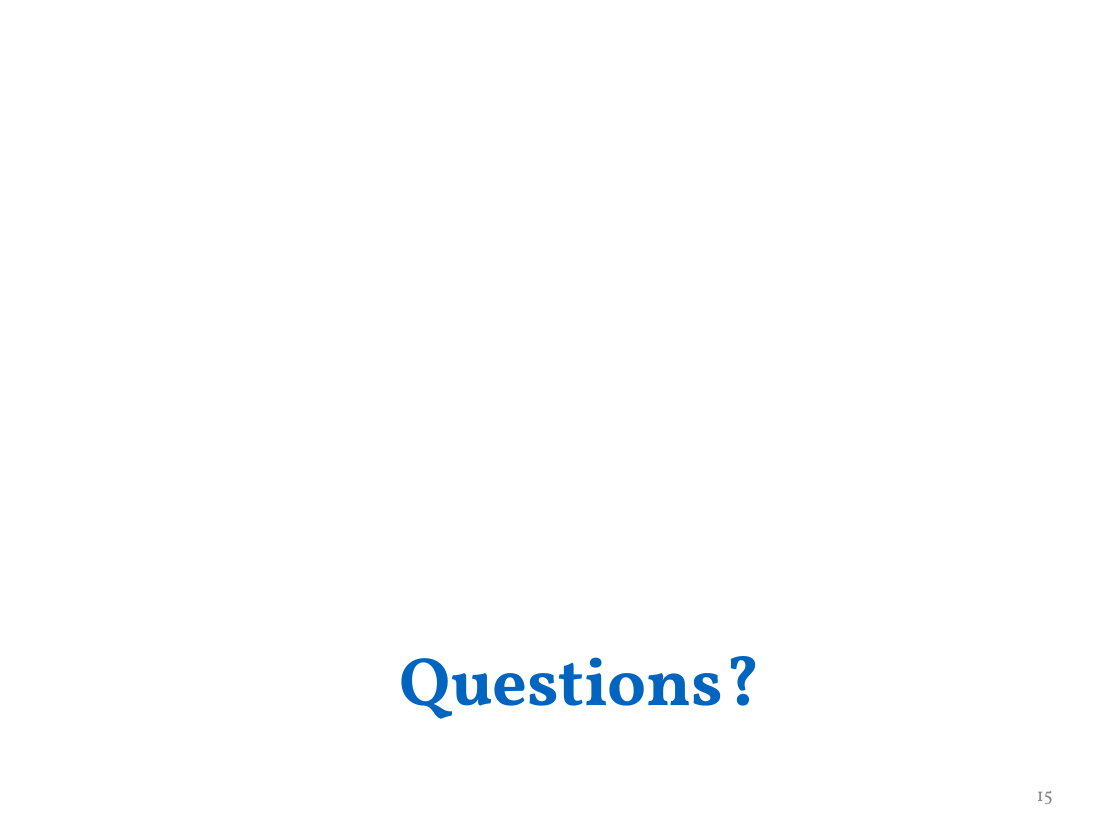
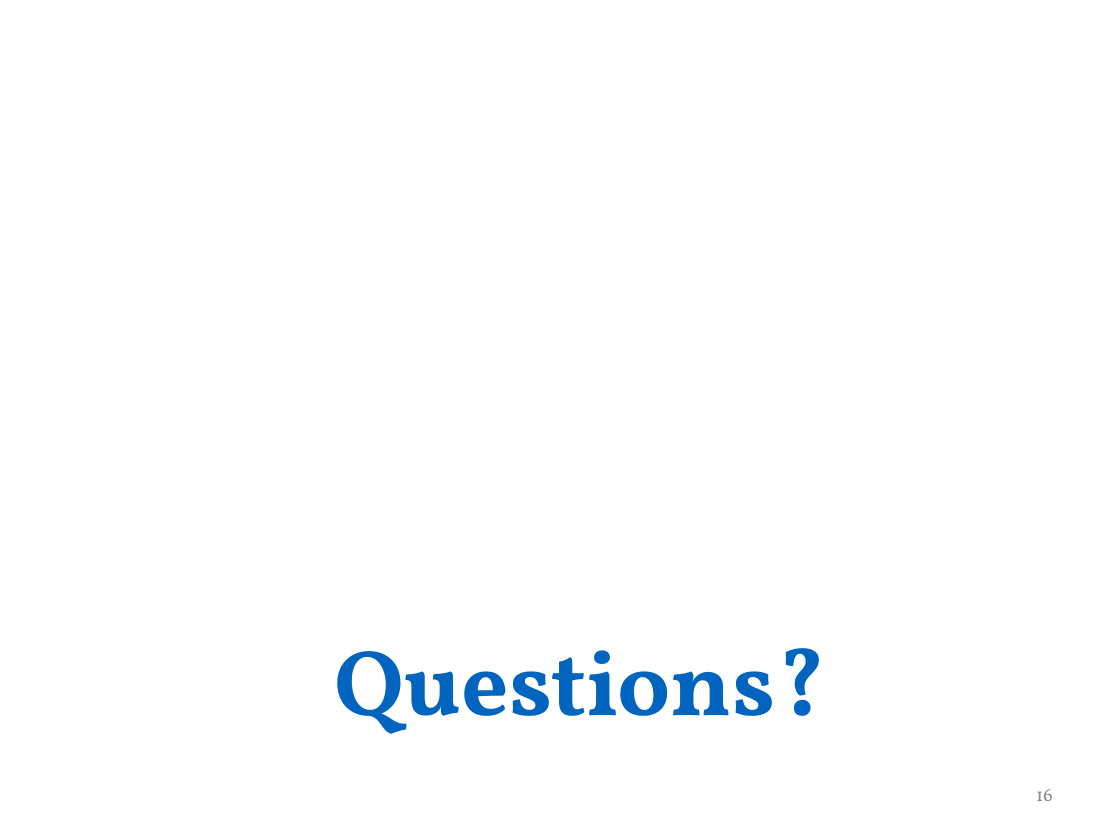
Before and after one commit to ZaydH/CS252, a slide deck: slide 16 of Project/Project_Presentation/Zayd_Hammoudeh_-_HamSkill_Run_Haskell_Anywhere.pptx (slide 15 before the commit). Drawn at 1120x840 pixels with LibreOffice and Linux fonts; fonts in the diff are those of the drawing; background and template pictures are left out. Boxes give left, top, right and bottom in pixels: in the first picture for what was removed or moved away, otherwise in the second. Text is boxed around its words. In the diff, an @@ line names an element or a change of style, - is before the commit and + after.

```diff
--- a/Project/Project_Presentation/Zayd_Hammoudeh_-_HamSkill_Run_Haskell_Anywhere.pptx
+++ b/Project/Project_Presentation/Zayd_Hammoudeh_-_HamSkill_Run_Haskell_Anywhere.pptx
@@ text "Questions?" at [335,648,826,734]: size 44 to 60 pt @@
@@ page number at [1036,789,1053,801]: text changed @@
-15
+16
```
Also in this commit, not shown: 5 other slides changed, 3 slides added.
